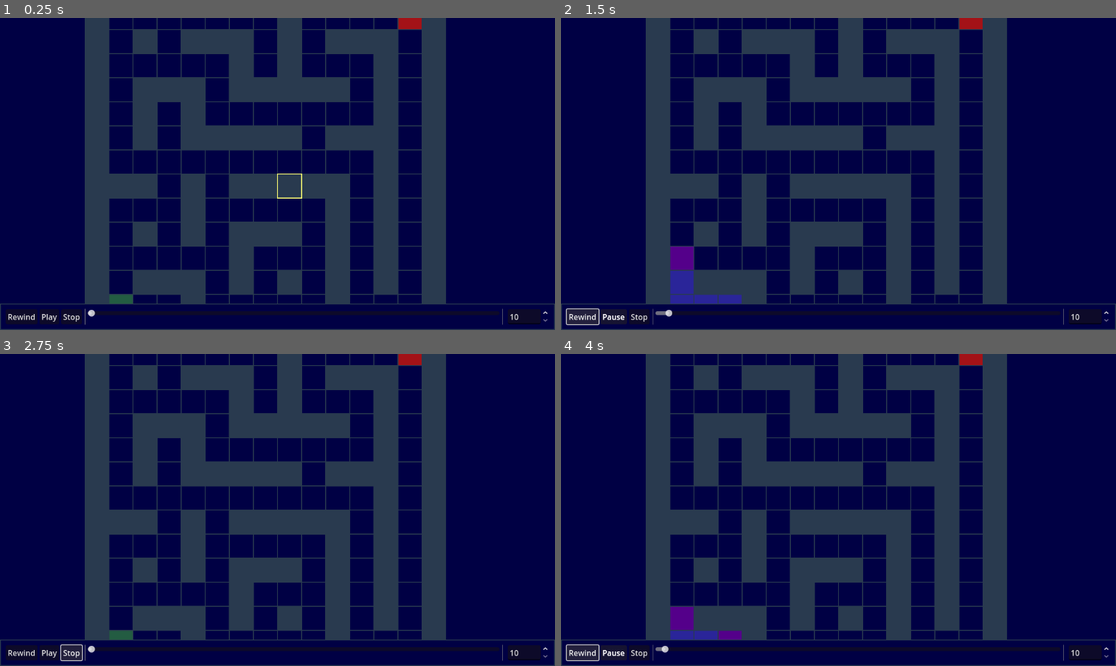
Above: before the commit, frames 1-4 (two rows, left to right).
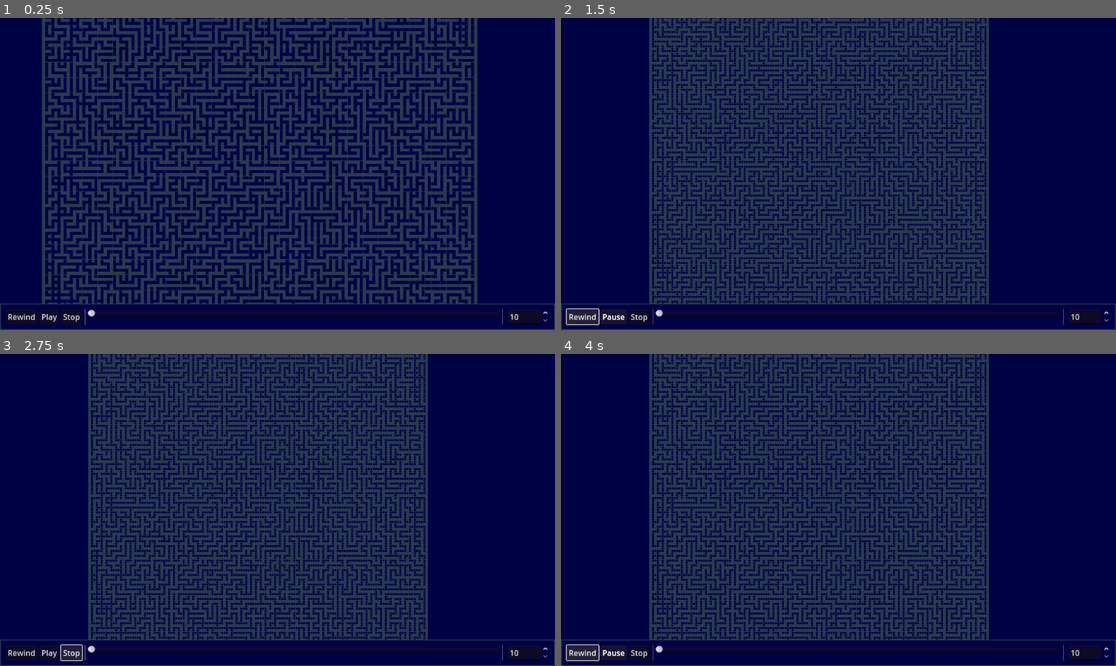
Above: after the commit, the same moments.

Repository: Foolminate/kintsugi-workbench
Game: Godot game, scene res://problems/advent-of-code/aoc-2024/16/day16.tscn
The game is run twice, just before and just after one commit, with the same random seed, the same clock (stepped at 60 frames per second) and the same inputs.
Inputs:
- Up to frame 1 (0.25 s): no input
- Up to frame 2 (1.5 s): click "Play" at 0.5 s; click "Rewind" at 1.25 s
- Up to frame 3 (2.75 s): click "Stop" at 2 s
- Up to frame 4 (4 s): click "Play" at 2.75 s; click "Rewind" at 3.5 s

The runs differ from the first frame. In frame 1, 37% of the frame differs, in the area x 7-86%, y 0-92%; in frame 2, 33%; in frame 3, 33%; in frame 4, 33%.

Commit message:
chore: correcting camera centering

Diff:
--- a/core/engine/conductor.gd
+++ b/core/engine/conductor.gd
@@ -132,6 +132,6 @@
             _stop_divergence_resolution()
             return
 
-        if not step(_playback_direction):
-            pause()
-            break
+        if step(_playback_direction): continue
+
+        pause()
--- a/core/engine/orchestrator.gd
+++ b/core/engine/orchestrator.gd
@@ -3,7 +3,9 @@
 
 ## The central hub connecting Logic (Solver), Data (Grid), and View (Visualizer).
 ## It manages the "Source of Truth" for the grid and coordinates the hot-swap workflow.
+# TODO: Add configuration for default playback speed, rewind time, etc.
 
+@onready var camera: Camera2D = $Camera2D
 @onready var grid_visualizer: GridVisualizer = $GridVisualizer
 @onready var conductor: Conductor = $Conductor
 @onready var playback_controls: PanelContainer = %PlaybackControls
@@ -17,6 +19,7 @@
 var _is_resolving_divergence: bool = false
 
 func _ready() -> void:
+	assert(camera, "No Camera2D provided.")
 	assert(grid_visualizer, "No GridVisualizer provided.")
 	assert(conductor, "No Conductor provided.")
 	assert(solver_script, "No solver script provided.")
@@ -31,9 +34,9 @@
 	conductor.on_divergence_resolution_finished.connect(func(): _is_resolving_divergence = false)
 	conductor.on_timeline_changed.connect(func(current_index, total_steps): playback_controls.change_timeline_range(current_index, total_steps))
 	conductor.on_timeline_updated.connect(func(current_index): playback_controls.update_current_step(current_index))
-
 	conductor.on_playback_state_changed.connect(func(is_playing): playback_controls.set_playback_state(is_playing))
 	conductor.on_playback_speed_changed.connect(func(new_speed): playback_controls.set_playback_speed(new_speed))
+
 	playback_controls.on_play_pressed.connect(conductor.play)
 	playback_controls.on_pause_pressed.connect(conductor.pause)
 	playback_controls.on_stop_pressed.connect(conductor.stop)
@@ -43,7 +46,12 @@
 
 	grid_visualizer.cell_clicked.connect(_on_grid_input)
 
+
 	playback_controls.set_playback_speed(10.0)
+	conductor.set_playback_speed(10.0)
+
+	# frame the grid_visualizer on screen resize
+	get_tree().root.size_changed.connect(func(): camera.frame_node(grid_visualizer, 100.0, 0.5))
 	var initial_data = _solver.parse_input(puzzle_input.text)
 
 	load_problem(initial_data)
@@ -56,6 +64,7 @@
 
 	# Initialize the visualizer with the raw state
 	grid_visualizer.initialize_grid(_grid_data)
+	camera.frame_node(grid_visualizer, 100.0, 0.5)
 
 	# Run the initial solution
 	_trigger_solve(true)
--- a/problems/advent-of-code/aoc-2024/16/day16.tscn
+++ b/problems/advent-of-code/aoc-2024/16/day16.tscn
@@ -1,36 +1,17 @@
-[gd_scene load_steps=9 format=3 uid="uid://cjt6ik5w2bq5c"]
+[gd_scene load_steps=8 format=3 uid="uid://cjt6ik5w2bq5c"]
 
 [ext_resource type="Script" uid="uid://oiisyuh2r2tx" path="res://core/engine/orchestrator.gd" id="1_7xwwu"]
 [ext_resource type="Script" uid="uid://cbrg7a0bfixmh" path="res://problems/advent-of-code/aoc-2024/16/day16_solver.gd" id="2_r3ld2"]
 [ext_resource type="Script" uid="uid://bosjr8hgu4ogc" path="res://problems/templates/camera_controller.gd" id="2_tmm2l"]
 [ext_resource type="PackedScene" uid="uid://dl22h5lactcuq" path="res://core/components/grid/grid_visualizer.tscn" id="3_fc6nv"]
-[ext_resource type="Script" uid="uid://da3lgpr3p4k2t" path="res://core/engine/puzzle_input.gd" id="3_pf1di"]
+[ext_resource type="Resource" uid="uid://bjby7pjumr8y6" path="res://problems/advent-of-code/aoc-2024/16/day16_puzzle_input.tres" id="3_fqc0c"]
 [ext_resource type="PackedScene" uid="uid://d0l4q4b3pkl8g" path="res://core/components/ui/playback_controls.tscn" id="5_fqc0c"]
 [ext_resource type="Script" uid="uid://cm131hj1jnwr4" path="res://core/engine/conductor.gd" id="6_pf1di"]
-
-[sub_resource type="Resource" id="Resource_fqc0c"]
-script = ExtResource("3_pf1di")
-text = "###############
-#.......#....E#
-#.#.###.#.###.#
-#.....#.#...#.#
-#.###.#####.#.#
-#.#.#.......#.#
-#.#.#####.###.#
-#...........#.#
-###.#.#####.#.#
-#...#.....#.#.#
-#.#.#.###.#.#.#
-#.....#...#.#.#
-#.###.#.#.#.#.#
-#S..#.....#...#
-###############"
-metadata/_custom_type_script = "uid://da3lgpr3p4k2t"
 
 [node name="AocBase" type="Node2D"]
 script = ExtResource("1_7xwwu")
 solver_script = ExtResource("2_r3ld2")
-puzzle_input = SubResource("Resource_fqc0c")
+puzzle_input = ExtResource("3_fqc0c")
 
 [node name="Camera2D" type="Camera2D" parent="."]
 offset = Vector2(400, 400)
--- a/problems/templates/camera_controller.gd
+++ b/problems/templates/camera_controller.gd
@@ -9,6 +9,8 @@
 var _target_zoom: float = 1.0
 var _zoom_tween: Tween
 
+# FIX: Zoom to screen pos, not grid pos
+# FIX: center on grid_visualizer on load and resize
 func frame_rect(rect: Rect2, padding: float = 100.0, duration: float = zoom_duration) -> void:
 	if rect.size == Vector2.ZERO:
 		return
@@ -20,7 +22,6 @@
 	var zoom_y = usable_space.y / rect.size.y
 	_target_zoom = clamp(min(zoom_x, zoom_y), min_zoom, max_zoom)
 
-	# Interpolate
 	if _zoom_tween: _zoom_tween.kill()
 	_zoom_tween = create_tween().set_parallel(true)
 	_zoom_tween.set_trans(Tween.TRANS_QUINT).set_ease(Tween.EASE_OUT)
@@ -28,7 +29,11 @@
 	_zoom_tween.tween_property(self, "global_position", rect.get_center(), duration)
 
 func frame_node(node: Node2D, padding: float = 100.0, duration: float = zoom_duration) -> void:
-	frame_rect(Rect2(node.position, Vector2.ZERO), padding, duration)
+	var rect = Rect2()
+	if node.has_method("get_rect"):
+		var local_rect = node.get_rect()
+		rect = node.get_global_transform() * local_rect
+	frame_rect(rect, padding, duration)
 
 func _unhandled_input(event: InputEvent) -> void:
 	if event is InputEventMouseMotion:
